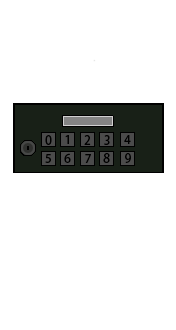
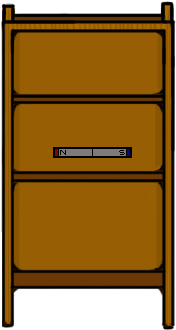
Two versions of the same layered image (176x330). Layer-by-layer changes:
added layer "图层 18" above "图层 17" over bbox(53, 147, 132, 158)
hid "图层 17" over bbox(13, 59, 164, 173)
showed "图层 2" over bbox(1, 1, 176, 330)
